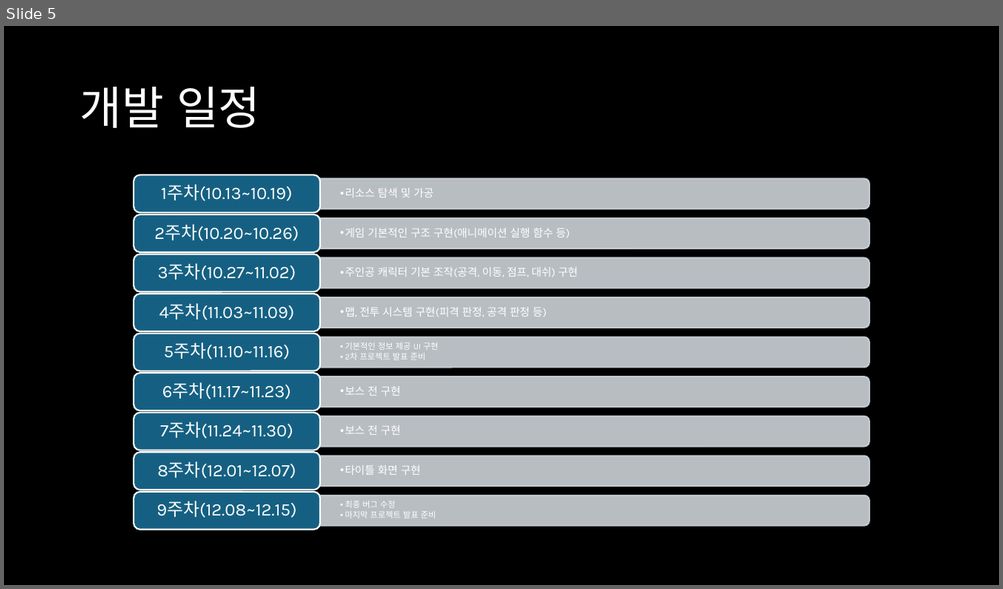
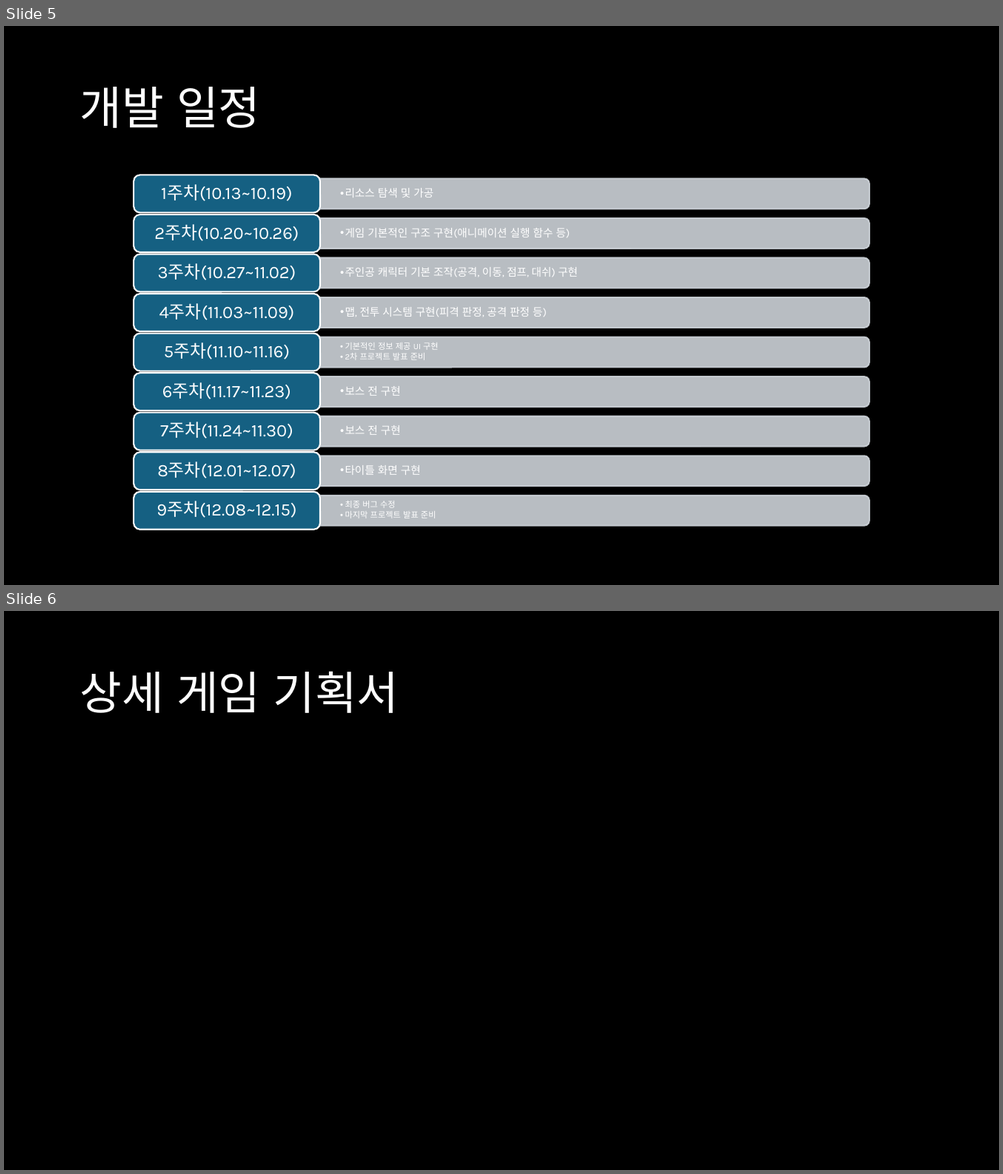
Before and after one commit to personiarr/2dgameprograming_project_2022182040, a slide deck: 만신전_발표자료.pptx. Shown one above the other, each under a label of ours: slide 5 before the commit, slides 5 and 6 after it. The pictures are 1003x589 and 1003x1174 pixels, drawn with LibreOffice and Linux fonts; fonts in the diff are those of the drawing. Boxes give left, top, right and bottom in pixels: in the first picture for what was removed or moved away, otherwise in the second. Text is boxed around its words. In the diff, an @@ line names an element or a change of style, - is before the commit and + after.

Commit message:
상세 기획 추가

```diff
--- a/만신전_발표자료.pptx
+++ b/만신전_발표자료.pptx
@@ slide 6 added at bbox=[4, 611, 999, 1170], background #000000 @@
@@ title added at bbox=[79, 671, 399, 713], 44 pt, text #FFFFFF @@
+상세 게임 기획서
```
Also in this commit, not shown: 1 slide changed.
